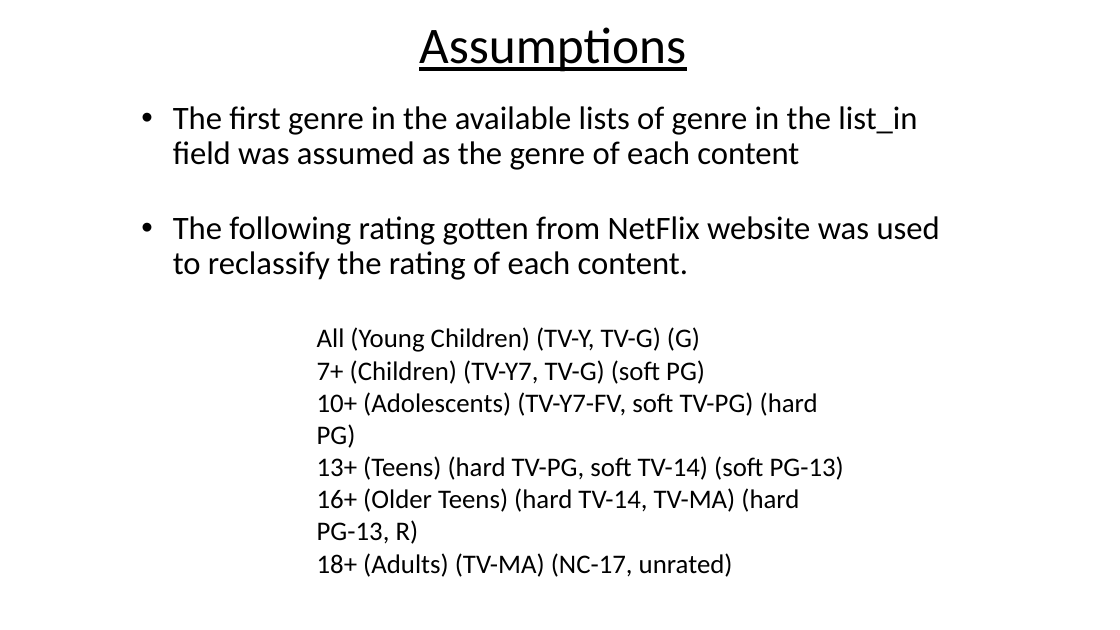
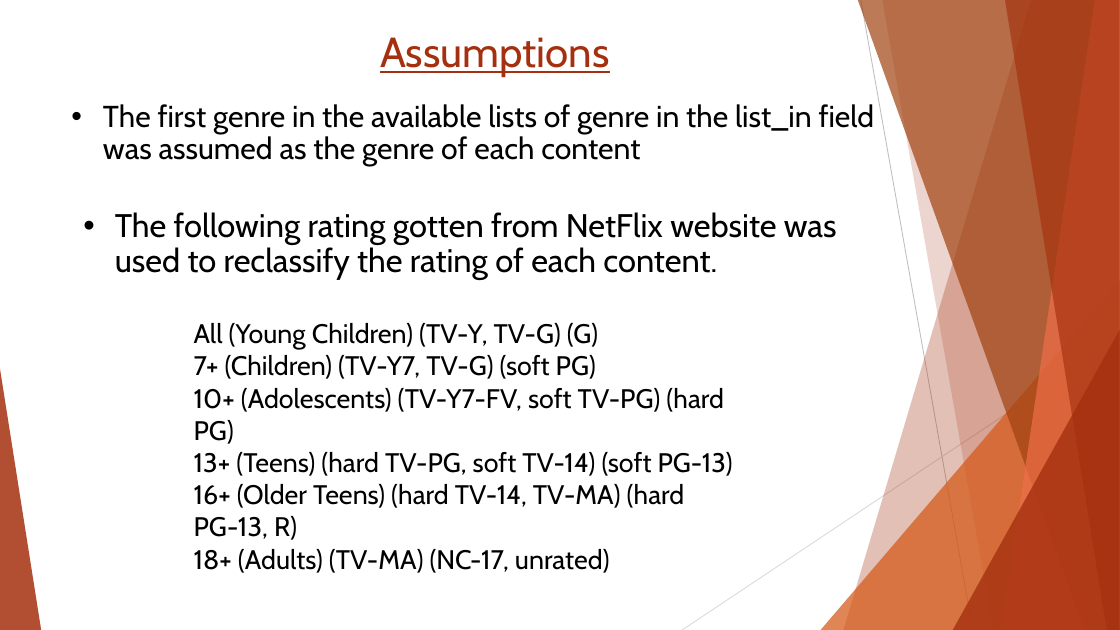
Before and after one commit to fanthony16/DataAnalysisNetFlix, a slide deck: slide 12 of NetFlix_TAIWO_OLUWAFEMI.pptx. Drawn at 1120x630 pixels with LibreOffice and Linux fonts; fonts in the diff are those of the drawing. Boxes give left, top, right and bottom in pixels: in the first picture for what was removed or moved away, otherwise in the second. Text is boxed around its words. In the diff, an @@ line names an element or a change of style, - is before the commit and + after.

```diff
--- a/NetFlix_TAIWO_OLUWAFEMI.pptx
+++ b/NetFlix_TAIWO_OLUWAFEMI.pptx
@@ text "Assumptions": place and size @@
-text "Assumptions" at <box>419,27,686,72</box>
+text "Assumptions" at <box>380,37,610,77</box>
@@ text "Assumptions" at <box>380,37,610,77</box>: size 44 to 36 pt, font Calibri to Cabin, text colour #000000 to #A5300F; line spacing 0.8 to 1; vertical alignment middle to top @@
@@ text "The first genre in the ...": place and size @@
-text "The first genre in the ..." at <box>173,106,917,170</box>
+text "The first genre in the ..." at <box>103,104,875,167</box>
@@ text "The first genre in the ..." at <box>103,104,875,167</box>: size 28 to 25.9 pt, font Calibri to Cabin @@
@@ text "The following rating gotten from ...": place and size @@
-text "The following rating gotten from ..." at <box>173,216,940,280</box>
+text "The following rating gotten from ..." at <box>115,212,837,280</box>
@@ text "The following rating gotten from ..." at <box>115,212,837,280</box>: font Calibri to Cabin @@
@@ text "All (Young Children) (TV-Y, TV-G) ..." at <box>194,323,733,573</box>: font Calibri to Cabin @@
@@ text "All (Young Children) (TV-Y, TV-G) ...": place and size @@
-text "All (Young Children) (TV-Y, TV-G) ..." at <box>317,327,844,577</box>
+text "All (Young Children) (TV-Y, TV-G) ..." at <box>194,323,733,573</box>
@@ group added at <box>0,0,1120,630</box>: 5 freeform shapes, 3 triangles, 2 lines @@
```
Also in this commit, not shown: 12 other slides changed.
